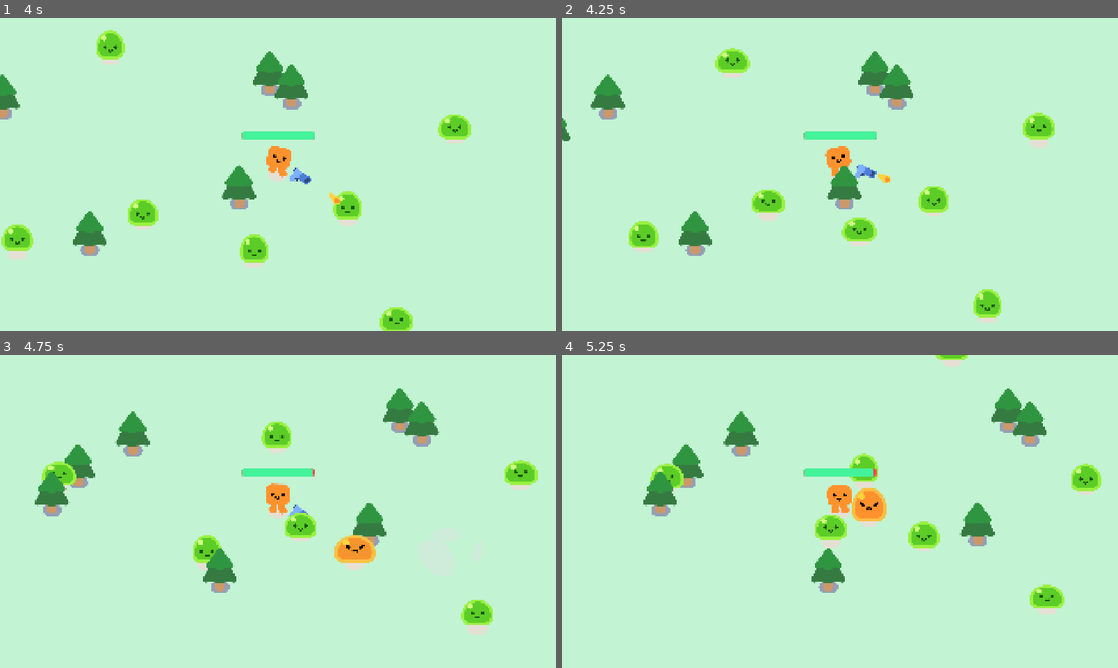
Above: before the commit, frames 1-4 (two rows, left to right).
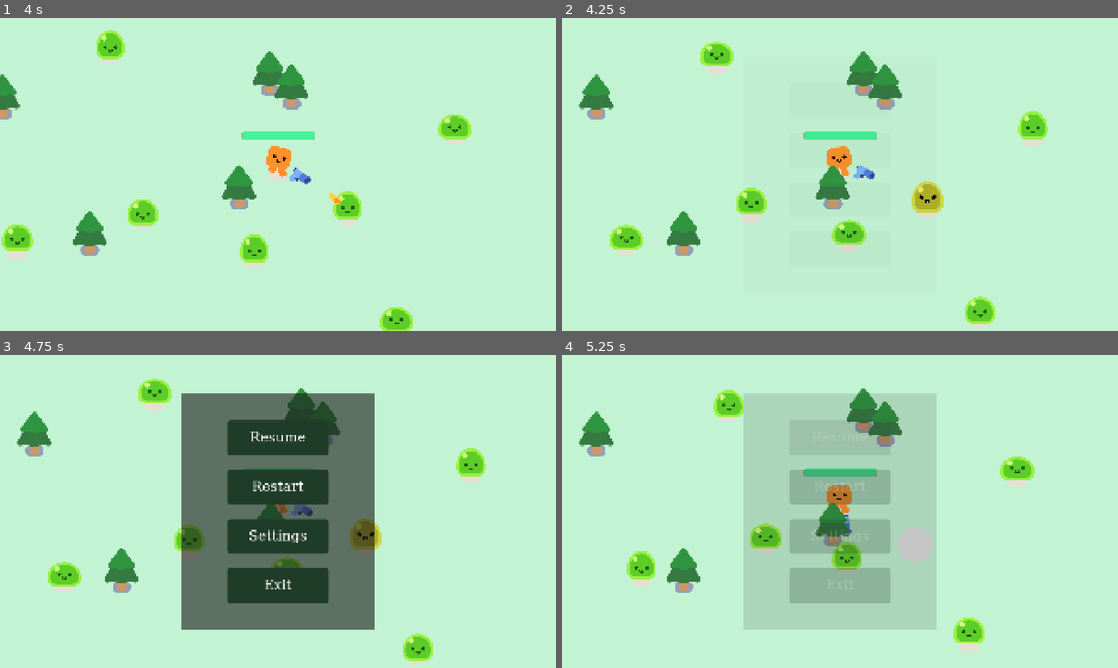
Above: after the commit, the same moments.

Repository: sukuchini/Vampire-Survivor-2D
Game: Godot game, scene res://scenes/survivors_game.tscn
Same seed, same stepped clock (60 frames per second), same inputs: the game is played once before the commit and once after it. This scene is started directly instead of the project's main scene.
Inputs (mouse positions are in pixels of both pictures, inside the frame that each line leads up to):
- Up to frame 1 (4 s): tap Enter at 0.5 s; hold D (move_right) 0.53-1.28 s; hold S (move_down) 1.28-2.03 s; hold D (move_right) 2.03-2.78 s; hold W (move_up) 2.78-3.53 s; hold A (move_left) from 3.53 s (still down)
- Up to frame 2 (4.25 s): keep holding A (move_left); tap Escape (esc, bound only after the commit) at 4.15 s
- Up to frame 3 (4.75 s): keep holding A (move_left)
- Up to frame 4 (5.25 s): release A (move_left) at 5 s; click (840, 436) at 5 s, where only the run after the commit has a clickable "Resume"

Frame 1 is identical in both runs. In frame 2, 7.0% of the frame differs, in the area x 0-89%, y 7-99%; in frame 3, 33%; in frame 4, 33%, in the area x 3-97%, y 0-96%.

Commit message:
Menu Pausa (WIP)
Menu pausa implementado
Al clicar "settings" el juego no pausa
Al clicar back la UI no reacciona debidamente

Diff:
--- a/2d-project-assets/project.godot
+++ b/2d-project-assets/project.godot
@@ -127,6 +127,11 @@
 , Object(InputEventJoypadMotion,"resource_local_to_scene":false,"resource_name":"","device":-1,"axis":1,"axis_value":1.0,"script":null)
 ]
 }
+esc={
+"deadzone": 0.2,
+"events": [Object(InputEventKey,"resource_local_to_scene":false,"resource_name":"","device":-1,"window_id":0,"alt_pressed":false,"shift_pressed":false,"ctrl_pressed":false,"meta_pressed":false,"pressed":false,"keycode":0,"physical_keycode":4194305,"key_label":0,"unicode":0,"location":0,"echo":false,"script":null)
+]
+}
 
 [layer_names]
 
--- a/2d-project-assets/scenes/survivors_game.tscn
+++ b/2d-project-assets/scenes/survivors_game.tscn
@@ -3,6 +3,7 @@
 [ext_resource type="PackedScene" uid="uid://c1sx7bic4uhdj" path="res://scenes/player.tscn" id="1_3cish"]
 [ext_resource type="Script" uid="uid://c1bfau31nfqio" path="res://scripts/survivors_game.gd" id="1_l26od"]
 [ext_resource type="PackedScene" uid="uid://c0gpy0pye4jr6" path="res://scenes/pine_tree.tscn" id="2_y3pti"]
+[ext_resource type="PackedScene" uid="uid://b2oy7eeihb4gm" path="res://ui/pause_menu/pause_menu.tscn" id="4_uhra2"]
 
 [sub_resource type="Curve2D" id="Curve2D_qqaft"]
 _data = {
@@ -87,5 +88,11 @@
 theme_override_font_sizes/font_size = 173
 text = "GAME OVER"
 
+[node name="CanvasLayer2" type="CanvasLayer" parent="." unique_id=190586108]
+
+[node name="PauseMenu" parent="CanvasLayer2" unique_id=1502801388 instance=ExtResource("4_uhra2")]
+size_flags_horizontal = 4
+size_flags_vertical = 4
+
 [connection signal="health_depleted" from="Player" to="." method="_on_player_health_depleted"]
 [connection signal="timeout" from="Timer" to="." method="_on_timer_timeout"]
--- a/2d-project-assets/scripts/ui/pause_menu.gd
+++ b/2d-project-assets/scripts/ui/pause_menu.gd
@@ -1,17 +1,55 @@
 extends Control
 
+@onready var panel: Panel = $Panel
+@onready var settings: Panel = $Settings
+
+#Funciones
+
+func _ready():
+	$AnimationPlayer.play("RESET")
 
 func resume():
 	get_tree().paused = false
+	$AnimationPlayer.play_backwards("blur")
 
 func pause():
 	get_tree().paused = true
+	$AnimationPlayer.play("blur")
+
 
 func exit():
 	get_tree().quit()
 
+#Testear si Esc funciona y abre el menu
 func testEsc():
 	if Input.is_action_just_pressed("esc") and get_tree().paused == false:
 		pause()
 	elif Input.is_action_just_pressed("esc") and get_tree().paused == true:
 		resume()
+
+#Funciones de los botones
+func _on_resume_button_pressed() -> void:
+	resume()
+
+
+func _on_restart_button_pressed() -> void:
+	resume()
+	get_tree().reload_current_scene()
+
+func _on_settings_pressed() -> void:
+	pause()
+	panel.visible = false
+	settings.visible = true
+
+func _on_back_button_pressed() -> void:
+	print("BACK FUNCIONA")
+	settings.visible = false
+	panel.visible = true
+
+
+func _on_exit_button_pressed() -> void:
+	exit()
+
+
+func _process(delta: float) -> void:
+	testEsc()
--- a/2d-project-assets/ui/main_menu/main_menu.tscn
+++ b/2d-project-assets/ui/main_menu/main_menu.tscn
@@ -105,7 +105,6 @@
 vertical_alignment = 1
 
 [node name="Main_Buttons" type="HBoxContainer" parent="MarginContainer" unique_id=1493873766]
-visible = false
 layout_mode = 2
 alignment = 1
 
@@ -145,6 +144,7 @@
 text = "Exit"
 
 [node name="Settings" type="Panel" parent="." unique_id=748172289]
+visible = false
 layout_mode = 1
 anchors_preset = 8
 anchor_left = 0.5
--- a/2d-project-assets/ui/pause_menu/pause_menu.tscn
+++ b/2d-project-assets/ui/pause_menu/pause_menu.tscn
@@ -2,6 +2,8 @@
 
 [ext_resource type="Script" uid="uid://n1ra5mebmb48" path="res://scripts/ui/pause_menu.gd" id="1_jbgdu"]
 [ext_resource type="Shader" uid="uid://b3w1n5jtq01tx" path="res://ui/pause_menu/pause_menu.gdshader" id="1_mnjdh"]
+[ext_resource type="Script" uid="uid://d2lhqy7fuks48" path="res://scripts/ui/audio_settings.gd" id="3_b4b0p"]
+[ext_resource type="Script" uid="uid://cwovuia511ku1" path="res://scripts/ui/fullscreen_control.gd" id="4_c3jo5"]
 
 [sub_resource type="ShaderMaterial" id="ShaderMaterial_50142"]
 shader = ExtResource("1_mnjdh")
@@ -141,6 +143,40 @@
 &"blur": SubResource("Animation_mnjdh")
 }
 
+[sub_resource type="SystemFont" id="SystemFont_uraes"]
+font_names = PackedStringArray("Sans-Serif")
+
+[sub_resource type="StyleBoxFlat" id="StyleBoxFlat_ihaig"]
+content_margin_left = 0.0
+content_margin_top = 16.0
+content_margin_right = 8.0
+content_margin_bottom = 6.0
+bg_color = Color(0, 0, 0, 1)
+corner_radius_top_left = 10
+corner_radius_top_right = 10
+corner_radius_bottom_right = 10
+corner_radius_bottom_left = 10
+
+[sub_resource type="StyleBoxFlat" id="StyleBoxFlat_umsyg"]
+bg_color = Color(0.17238623, 0.7668787, 0.46151417, 1)
+corner_radius_top_left = 10
+corner_radius_top_right = 10
+corner_radius_bottom_right = 10
+corner_radius_bottom_left = 10
+
+[sub_resource type="SystemFont" id="SystemFont_3qrb2"]
+font_names = PackedStringArray("", "Sans-Serif")
+
+[sub_resource type="StyleBoxFlat" id="StyleBoxFlat_b05md"]
+bg_color = Color(1, 1, 1, 1)
+corner_radius_top_left = 10
+corner_radius_top_right = 10
+corner_radius_bottom_right = 10
+corner_radius_bottom_left = 10
+
+[sub_resource type="SystemFont" id="SystemFont_f2x4c"]
+font_names = PackedStringArray("Sans-Serif")
+
 [node name="PauseMenu" type="Control" unique_id=1502801388]
 process_mode = 3
 layout_mode = 3
@@ -169,9 +205,9 @@
 anchor_right = 0.5
 anchor_bottom = 0.5
 offset_left = -332.75
-offset_top = -371.0
+offset_top = -406.5
 offset_right = 332.75
-offset_bottom = 371.0
+offset_bottom = 406.5
 grow_horizontal = 2
 grow_vertical = 2
 
@@ -212,6 +248,17 @@
 theme_override_styles/normal = SubResource("StyleBoxFlat_50142")
 text = "Restart"
 
+[node name="Settings" type="Button" parent="Panel/VBoxContainer" unique_id=662301365]
+custom_minimum_size = Vector2(350, 120)
+layout_mode = 2
+size_flags_horizontal = 4
+size_flags_vertical = 4
+theme_override_colors/font_color = Color(1, 1, 1, 1)
+theme_override_fonts/font = SubResource("SystemFont_euhrg")
+theme_override_font_sizes/font_size = 48
+theme_override_styles/normal = SubResource("StyleBoxFlat_50142")
+text = "Settings"
+
 [node name="ExitButton" type="Button" parent="Panel/VBoxContainer" unique_id=1131988449]
 custom_minimum_size = Vector2(350, 120)
 layout_mode = 2
@@ -225,3 +272,134 @@
 
 [node name="AnimationPlayer" type="AnimationPlayer" parent="." unique_id=1123951212]
 libraries/ = SubResource("AnimationLibrary_jbgdu")
+
+[node name="Settings" type="Panel" parent="." unique_id=895439933]
+process_mode = 3
+visible = false
+layout_mode = 1
+anchors_preset = 8
+anchor_left = 0.5
+anchor_top = 0.5
+anchor_right = 0.5
+anchor_bottom = 0.5
+offset_left = -333.0
+offset_top = -361.5
+offset_right = 335.0
+offset_bottom = 361.5
+grow_horizontal = 2
+grow_vertical = 2
+
+[node name="Label" type="Label" parent="Settings" unique_id=726184384]
+layout_mode = 1
+anchors_preset = 5
+anchor_left = 0.5
+anchor_right = 0.5
+offset_left = -81.5
+offset_right = 81.5
+offset_bottom = 102.0
+grow_horizontal = 2
+theme_override_fonts/font = SubResource("SystemFont_uraes")
+theme_override_font_sizes/font_size = 48
+text = "SETTINGS"
+horizontal_alignment = 1
+vertical_alignment = 1
+
+[node name="Audio_Settings" type="HSlider" parent="Settings/Label" unique_id=1270343172]
+layout_mode = 0
+offset_left = 19.25
+offset_top = 96.0
+offset_right = 420.0
+offset_bottom = 354.0
+theme_override_styles/slider = SubResource("StyleBoxFlat_ihaig")
+theme_override_styles/grabber_area = SubResource("StyleBoxFlat_umsyg")
+max_value = 1.0
+step = 0.05
+value = 1.0
+script = ExtResource("3_b4b0p")
+audio_bus_name = "Master"
+
+[node name="SFX_Settings" type="HSlider" parent="Settings/Label" unique_id=1642208043]
+layout_mode = 0
+offset_left = 19.25
+offset_top = 206.0
+offset_right = 419.0
+offset_bottom = 464.0
+theme_override_styles/slider = SubResource("StyleBoxFlat_ihaig")
+theme_override_styles/grabber_area = SubResource("StyleBoxFlat_umsyg")
+max_value = 1.0
+step = 0.05
+value = 1.0
+script = ExtResource("3_b4b0p")
+audio_bus_name = "SFX"
+
+[node name="Master_Volume" type="Label" parent="Settings" unique_id=2138806968]
+layout_mode = 1
+offset_left = 23.0
+offset_top = 173.5
+offset_right = 343.0
+offset_bottom = 275.5
+theme_override_fonts/font = SubResource("SystemFont_uraes")
+theme_override_font_sizes/font_size = 24
+text = "Master Volume"
+vertical_alignment = 1
+
+[node name="Sfx" type="Label" parent="Settings" unique_id=1849193915]
+layout_mode = 1
+anchors_preset = 4
+anchor_top = 0.5
+anchor_bottom = 0.5
+offset_left = 26.0
+offset_top = -79.0
+offset_right = 346.0
+offset_bottom = 23.0
+grow_vertical = 2
+theme_override_fonts/font = SubResource("SystemFont_uraes")
+theme_override_font_sizes/font_size = 24
+text = "SFX"
+vertical_alignment = 1
+
+[node name="Back_Button" type="Button" parent="Settings" unique_id=219158094]
+custom_minimum_size = Vector2(300, 84)
+layout_mode = 1
+anchors_preset = 7
+anchor_left = 0.5
+anchor_top = 1.0
+anchor_right = 0.5
+anchor_bottom = 1.0
+offset_left = -150.0
+offset_top = -106.0
+offset_right = 150.0
+offset_bottom = -22.0
+grow_horizontal = 2
+grow_vertical = 0
+theme_override_colors/font_color = Color(0, 0, 0, 1)
+theme_override_fonts/font = SubResource("SystemFont_3qrb2")
+theme_override_font_sizes/font_size = 36
+theme_override_styles/normal = SubResource("StyleBoxFlat_b05md")
+text = "Back"
+
+[node name="Fullscreen_Control" type="CheckButton" parent="Settings" unique_id=1590071172]
+layout_mode = 1
+anchors_preset = 2
+anchor_top = 1.0
+anchor_bottom = 1.0
+offset_left = 20.0
+offset_top = -360.5
+offset_right = 628.0
+offset_bottom = -216.0
+grow_vertical = 0
+theme_override_colors/font_color = Color(1, 1, 1, 1)
+theme_override_fonts/font = SubResource("SystemFont_f2x4c")
+theme_override_font_sizes/font_size = 24
+text = "Fullscreen"
+script = ExtResource("4_c3jo5")
+
+[connection signal="pressed" from="Panel/VBoxContainer/ResumeButton" to="." method="_on_resume_button_pressed"]
+[connection signal="pressed" from="Panel/VBoxContainer/RestartButton" to="." method="_on_restart_button_pressed"]
+[connection signal="pressed" from="Panel/VBoxContainer/Settings" to="." method="_on_settings_pressed"]
+[connection signal="pressed" from="Panel/VBoxContainer/Settings" to="." method="_on_resume_button_pressed"]
+[connection signal="pressed" from="Panel/VBoxContainer/ExitButton" to="." method="_on_exit_button_pressed"]
+[connection signal="value_changed" from="Settings/Label/Audio_Settings" to="Settings/Label/Audio_Settings" method="_on_value_changed"]
+[connection signal="value_changed" from="Settings/Label/SFX_Settings" to="Settings/Label/SFX_Settings" method="_on_value_changed"]
+[connection signal="pressed" from="Settings/Back_Button" to="." method="_on_back_button_pressed"]
+[connection signal="toggled" from="Settings/Fullscreen_Control" to="Settings/Fullscreen_Control" method="_on_toggled"]
